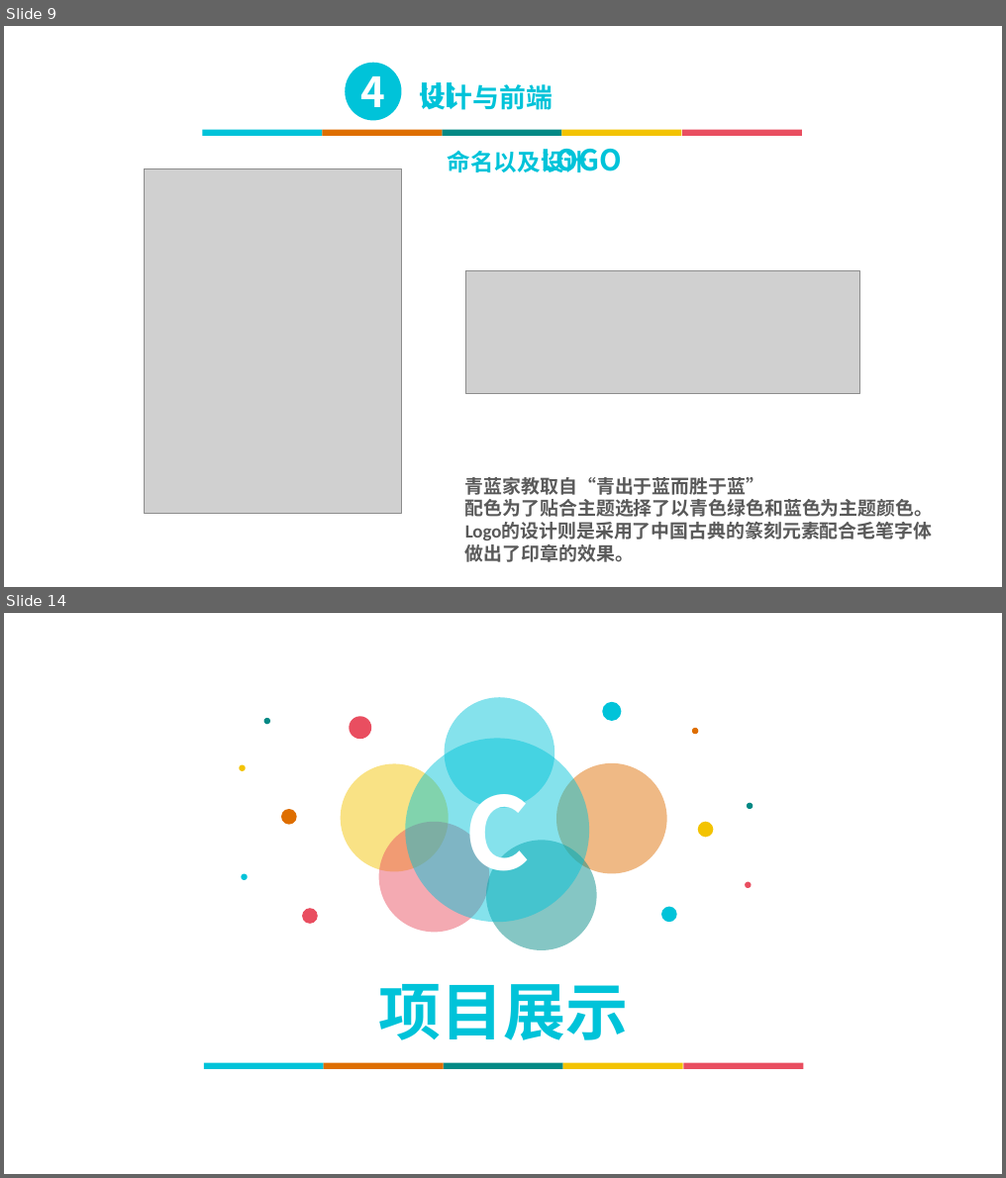
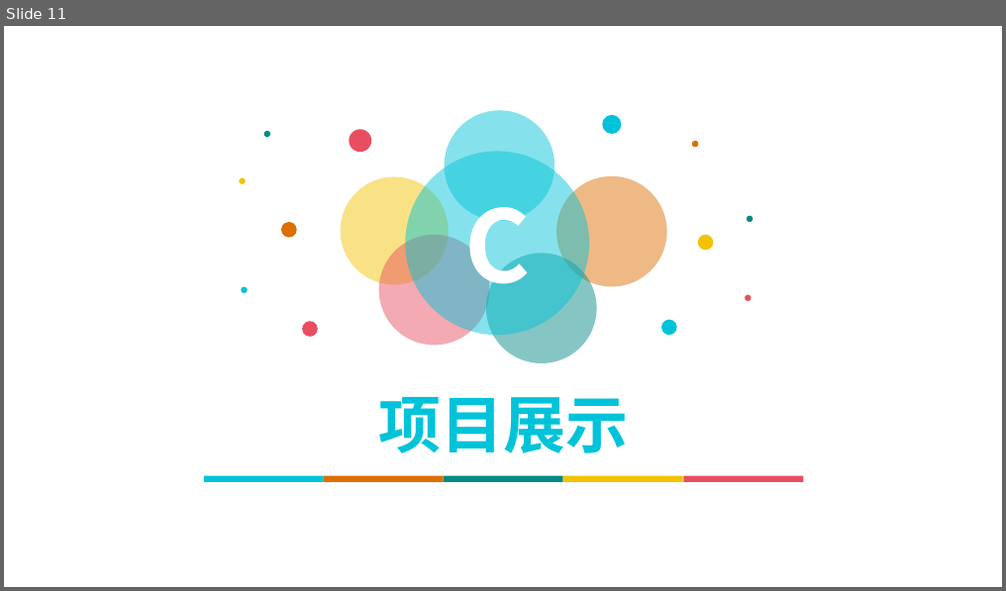
Before and after one commit to liuxiaoqian0724/7plusplus_Project, a slide deck: 2019大三下学期项目展示成果/青蓝家教.pptx. Shown one above the other, each under a label of ours: slides 9 and 14 before the commit, slide 11 after it; the slides between them are not shown. The pictures are 1006x1178 and 1006x591 pixels, drawn with LibreOffice and Linux fonts; fonts in the diff are those of the drawing; grey boxes stand for pictures; background and template pictures are left out. Boxes give left, top, right and bottom in pixels: in the first picture for what was removed or moved away, otherwise in the second. Text is boxed around its words. In the diff, an @@ line names an element or a change of style, - is before the commit and + after.

```diff
--- a/2019大三下学期项目展示成果/青蓝家教.pptx
+++ b/2019大三下学期项目展示成果/青蓝家教.pptx
@@ slide 9 removed at <box>4,26,1002,587</box>, background picture (left out) @@
@@ ellipse removed at <box>345,63,402,121</box> @@
-4
@@ text removed at <box>414,72,681,117</box> @@
-UI设计与前端
@@ group removed at <box>202,129,802,135</box>: 5 rectangles @@
@@ picture removed at <box>144,169,402,513</box> @@
@@ text removed at <box>448,151,541,173</box> @@
-命名以及LOGO设计
@@ picture removed at <box>466,271,860,393</box> @@
@@ text removed at <box>465,477,934,563</box> @@
-青蓝家教取自“青出于蓝而胜于蓝”
-配色为了贴合主题选择了以青色绿色和蓝色为主题颜色。
-Logo的设计则是采用了中国古典的篆刻元素配合毛笔字体
-做出了印章的效果。
@@ what was slide 14 is now slide 11 @@
```
Also in this commit, not shown: 4 slides changed, 6 slides added, 11 other slides removed, 6 other files.
